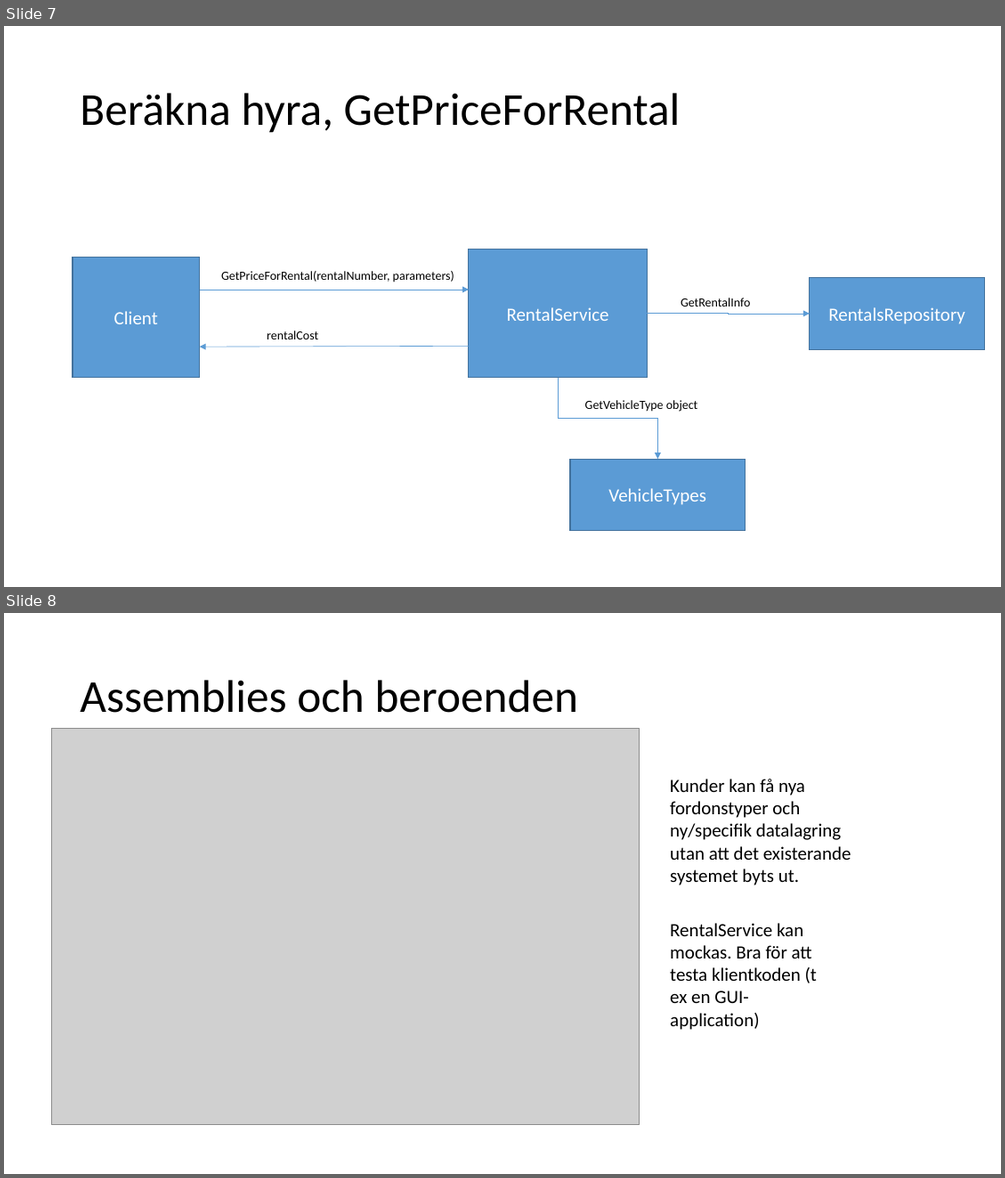
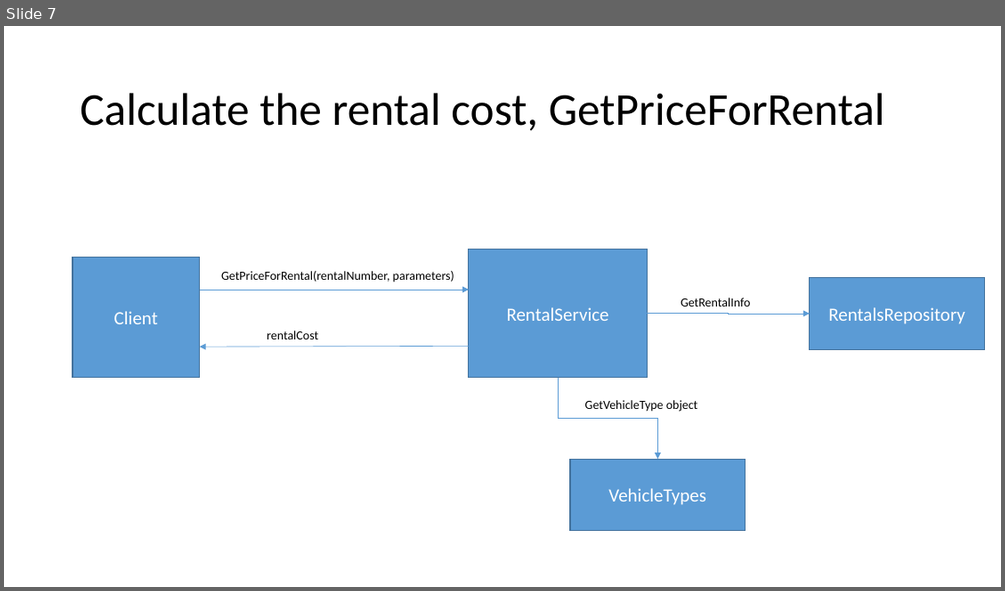
Before and after one commit to LarsBergqvist/CarRentalService, a slide deck: CarRentalService - Lars Bergqvist.pptx. Shown one above the other, each under a label of ours: slides 7 and 8 before the commit, slide 7 after it. The pictures are 1005x1178 and 1005x591 pixels, drawn with LibreOffice and Linux fonts; fonts in the diff are those of the drawing; grey boxes stand for pictures. Boxes give left, top, right and bottom in pixels: in the first picture for what was removed or moved away, otherwise in the second. Text is boxed around its words. In the diff, an @@ line names an element or a change of style, - is before the commit and + after.

```diff
--- a/CarRentalService - Lars Bergqvist.pptx
+++ b/CarRentalService - Lars Bergqvist.pptx
@@ slide 8 removed at bbox=[4, 613, 1001, 1174], background #FFFFFF @@
@@ title removed at bbox=[80, 680, 578, 713] @@
-Assemblies och beroenden
@@ picture removed at bbox=[52, 728, 639, 1125] @@
@@ text removed at bbox=[670, 779, 851, 885] @@
-Kunder kan få nya fordonstyper och ny/specifik datalagring utan att det existerande systemet byts ut.
@@ text removed at bbox=[670, 923, 817, 1030] @@
-RentalService kan mockas. Bra för att testa klientkoden (t ex en GUI-application)
@@ slide 7 changed as well @@
@@ title at bbox=[80, 93, 885, 131]: text changed @@
-Beräkna hyra, GetPriceForRental
+Calculate the rental cost, GetPriceForRental
```
Also in this commit, not shown: 9 other slides changed, 4 slides added, 2 other slides removed, 1 other file.
